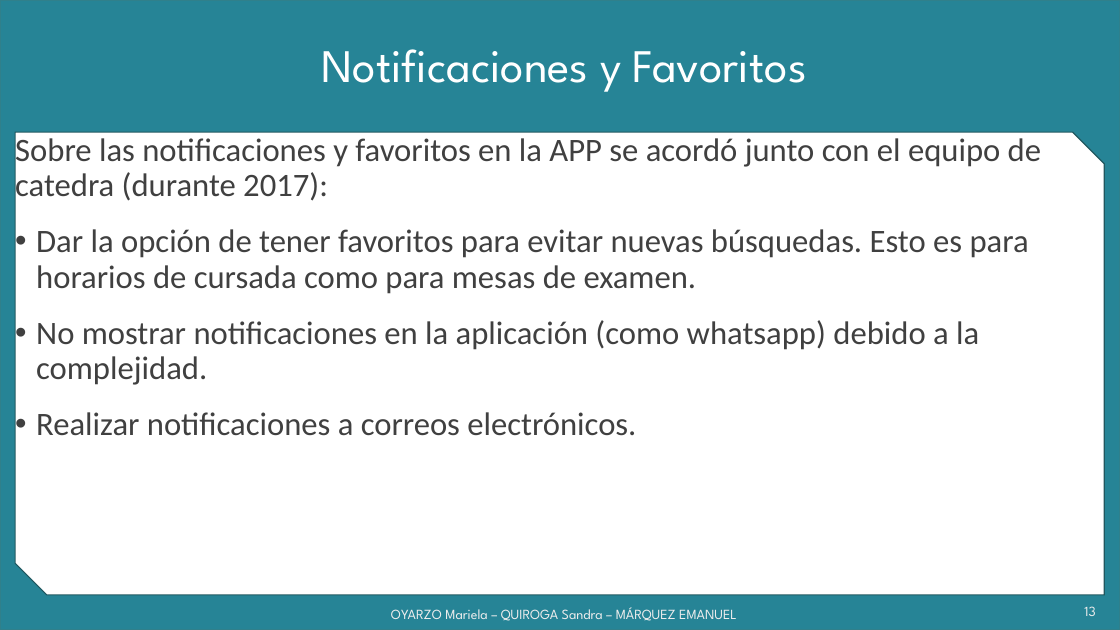
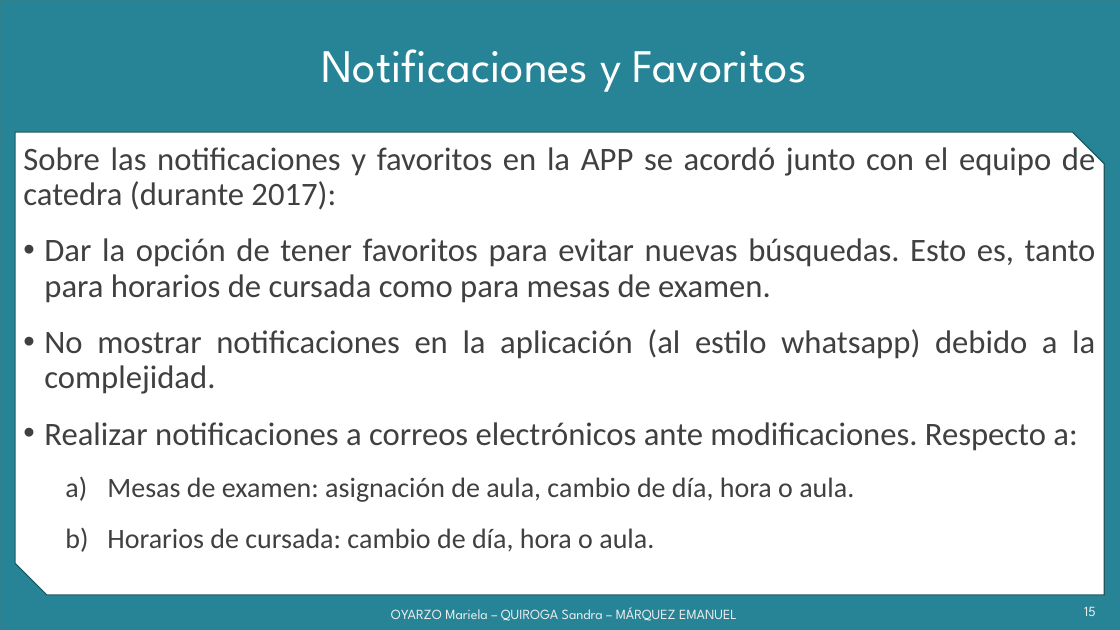
Before and after one commit to grupoyenu/yenu, a slide deck: slide 15 of 08. Presentaciones/Presentación 9 - 31.08.18.pptx (slide 13 before the commit). Drawn at 1120x630 pixels with LibreOffice and Linux fonts; fonts in the diff are those of the drawing; background and template pictures are left out. Boxes give left, top, right and bottom in pixels: in the first picture for what was removed or moved away, otherwise in the second. Text is boxed around its words. In the diff, an @@ line names an element or a change of style, - is before the commit and + after.

```diff
--- a/08. Presentaciones/Presentación 9 - 31.08.18.pptx
+++ b/08. Presentaciones/Presentación 9 - 31.08.18.pptx
@@ text "Sobre las notificaciones y favoritos ...": place and size @@
-text "Sobre las notificaciones y favoritos ..." at [15,134,1041,436]
+text "Sobre las notificaciones y favoritos ..." at [23,143,1096,552]
@@ text at [23,143,1095,210]: alignment left to justified @@
@@ text at [44,238,1096,552]: text changed @@
-• Dar la opción de tener favoritos para evitar nuevas búsquedas. Esto es para horarios de cursada como para mesas de examen.
-• No mostrar notificaciones en la aplicación (como whatsapp) debido a la complejidad.
-• Realizar notificaciones a correos electrónicos.
+• Dar la opción de tener favoritos para evitar nuevas búsquedas. Esto es, tanto para horarios de cursada como para mesas de examen.
+• No mostrar notificaciones en la aplicación (al estilo whatsapp) debido a la complejidad.
+• Realizar notificaciones a correos electrónicos ante modificaciones. Respecto a:
+  a) Mesas de examen: asignación de aula, cambio de día, hora o aula.
+  b) Horarios de cursada: cambio de día, hora o aula.
@@ page number at [1084,606,1096,616]: text changed @@
-13
+15
```
Also in this commit, not shown: 10 other slides changed, 2 slides added.
